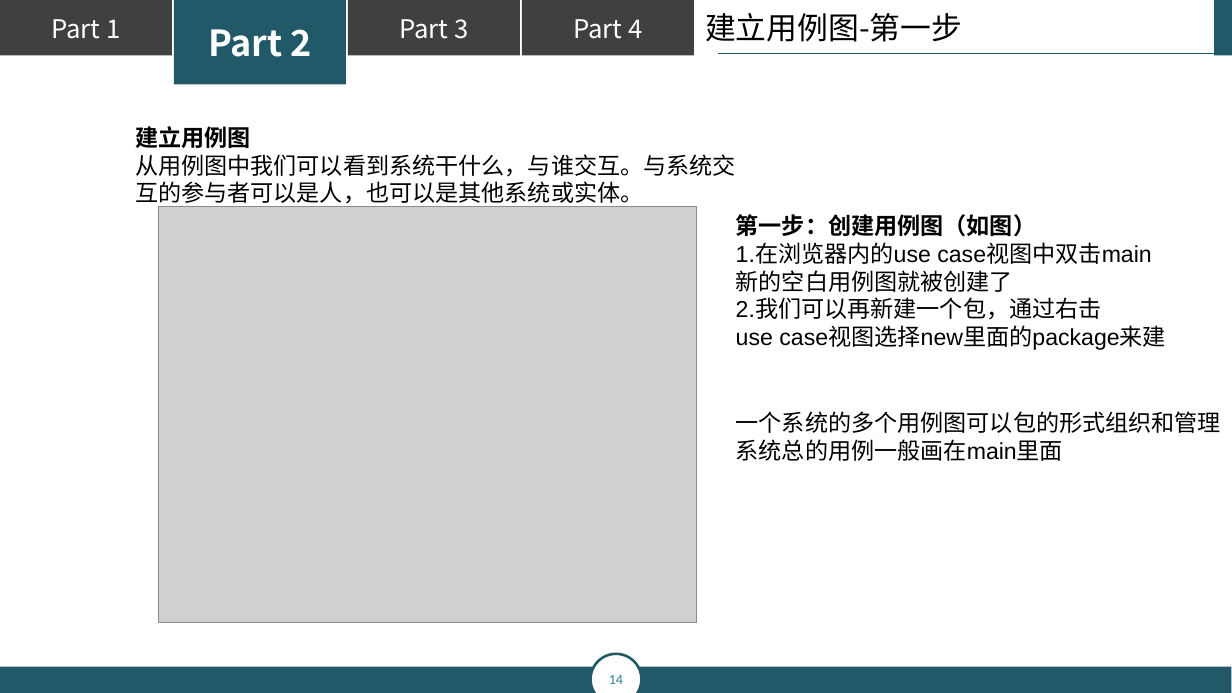
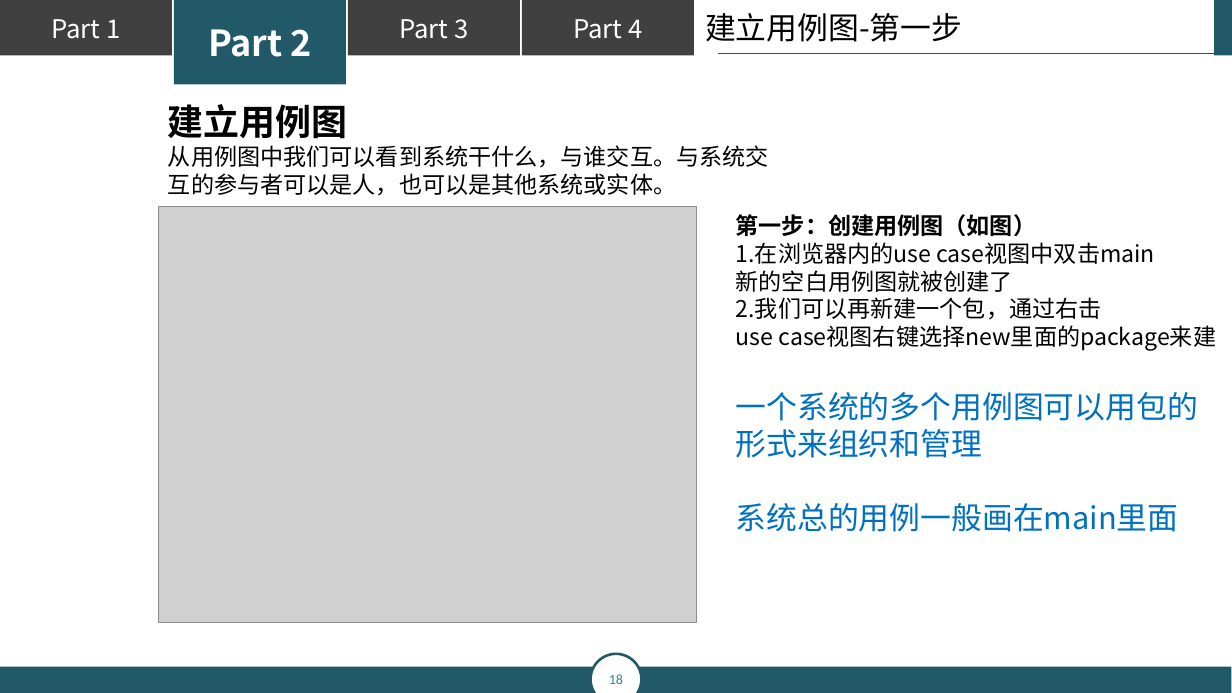
Before and after one commit to popopoi/PRD2018-G07, a slide deck: slide 18 of 翻转课堂PPT/PRD2018-G07-第五周翻转课堂PPT.pptx (slide 14 before the commit). Drawn at 1232x693 pixels with LibreOffice and Linux fonts; fonts in the diff are those of the drawing; grey boxes stand for pictures. Boxes give left, top, right and bottom in pixels: in the first picture for what was removed or moved away, otherwise in the second. Text is boxed around its words. In the diff, an @@ line names an element or a change of style, - is before the commit and + after.

Commit message:
赵，刘：修订《第五周翻转课堂PPT》[更新的内容：细节修改]

```diff
--- a/翻转课堂PPT/PRD2018-G07-第五周翻转课堂PPT.pptx
+++ b/翻转课堂PPT/PRD2018-G07-第五周翻转课堂PPT.pptx
@@ text "建立用例图" moved from (x1=135, y1=126, x2=736, y2=207) to (x1=168, y1=104, x2=769, y2=196) @@
@@ text "建立用例图" at (x1=168, y1=104, x2=769, y2=196): size 18 to 28 pt in "建立用例图"; font Arial to Noto Sans CJK SC @@
@@ text at (x1=736, y1=214, x2=1155, y2=320): font Arial to Noto Sans CJK SC in "第一步：创建用例图（如图）", "1.在浏览器内的use case视图中双击main", "新的空白用例图就被创建了", "2.我们可以再新建一个包，通过右击" @@
@@ text at (x1=736, y1=325, x2=1217, y2=351): text changed; font Arial to Noto Sans CJK SC @@
-use case视图选择new里面的package来建
+use case视图右键选择new里面的package来建
@@ text "一个系统的多个用例图可以用包的" moved from (x1=736, y1=411, x2=1221, y2=461) to (x1=736, y1=392, x2=1198, y2=532) @@
@@ text at (x1=736, y1=392, x2=1198, y2=458): text changed; size 18 to 24 pt; font Arial to Noto Sans CJK SC; text colour #000000 to #0070C0 @@
-一个系统的多个用例图可以包的形式组织和管理
+一个系统的多个用例图可以用包的
+形式来组织和管理
@@ text at (x1=736, y1=503, x2=1179, y2=532): size 18 to 24 pt, font Arial to Noto Sans CJK SC, text colour #000000 to #0070C0 in "系统总的用例一般画在main里面" @@
@@ page number at (x1=609, y1=674, x2=623, y2=684): text changed @@
-14
+18
```
Also in this commit, not shown: 26 other slides changed, 9 slides added.
